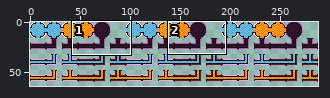
Sprite sheet -- assets/tileset.png. Above: a wide view before the commit, with the close-up outlined.
Close-up. Before:
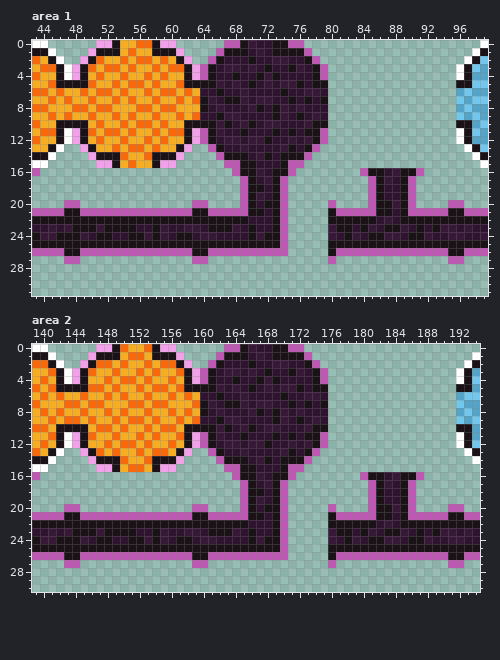
The file is 288x64 pixels. Shown: area 1: x 43..99, y 0..31; area 2: x 139..194, y 0..30. The commit also changed other parts of the picture, which this record leaves out.
After the commit:
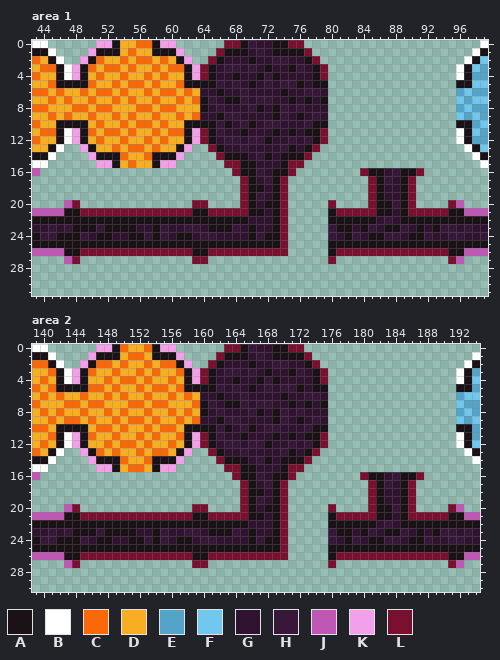
Palette (. is transparent): A #1b1218  B #ffffff  C #f9690a  D #f7ae22  E #53a4c8  F #71c7ed  G #2f1330  H #381839  J #bf58b4  K #f2a0e9  L #791030
Diff:
Area 1:
The edit turns colour J into colour L in row 0 at x 67 to 68 and 75 to 76; in row 1 at x 66 and 77; in row 2 at x 65 and 78; in rows 3 to 4 at x 64 and 79; in rows 11 to 12 at x 64 and 79; in row 13 at x 65 and 78.
The edit turns colour J into colour L in row 14 at x 66 and 77; in row 15 at x 67 to 68 and 75 to 76; in row 16 at x 68, 75, 84 and 91; in rows 17 to 19 at x 69, 74, 85 and 90; in row 20 at x 48, 63 to 64, 69, 74, 80, 85, 90 and 95; in row 21 at x 49 to 62, 65 to 69, 74, 81 to 85 and 90 to 94.
The edit turns colour J into colour L in rows 22 to 25 at x 74; in row 26 at x 49 to 62, 65 to 74 and 81 to 94; in row 27 at x 48, 63 to 64, 80 and 95.
Area 2:
The edit turns colour J into colour L in row 0 at x 163 to 164 and 171 to 172; in row 1 at x 162 and 173; in row 2 at x 161 and 174; in rows 3 to 4 at x 160 and 175; in rows 11 to 12 at x 160 and 175; in row 13 at x 161 and 174.
The edit turns colour J into colour L in row 14 at x 162 and 173; in row 15 at x 163 to 164 and 171 to 172; in row 16 at x 164, 171, 180 and 187; in rows 17 to 19 at x 165, 170, 181 and 186; in row 20 at x 144, 159 to 160, 165, 170, 176, 181, 186 and 191; in row 21 at x 145 to 158, 161 to 165, 170, 177 to 181 and 186 to 190.
The edit turns colour J into colour L in rows 22 to 25 at x 170; in row 26 at x 145 to 158, 161 to 170 and 177 to 190; in row 27 at x 144, 159 to 160, 176 and 191.
